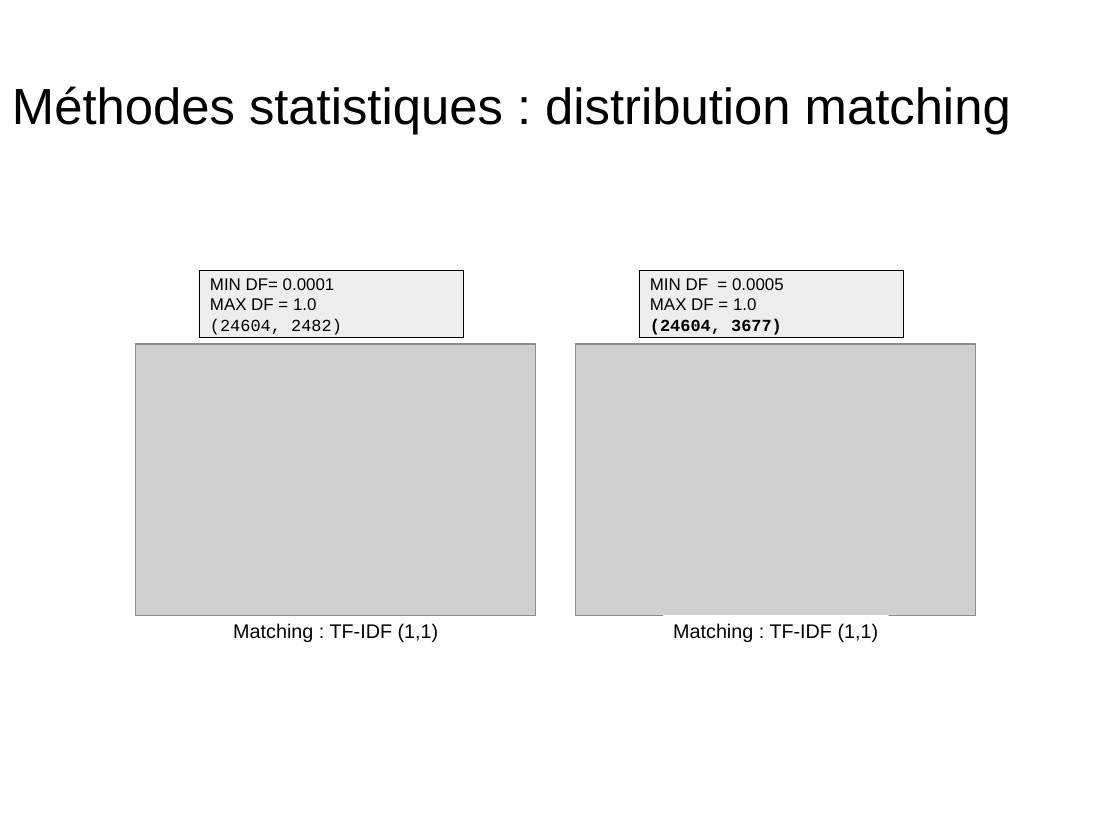
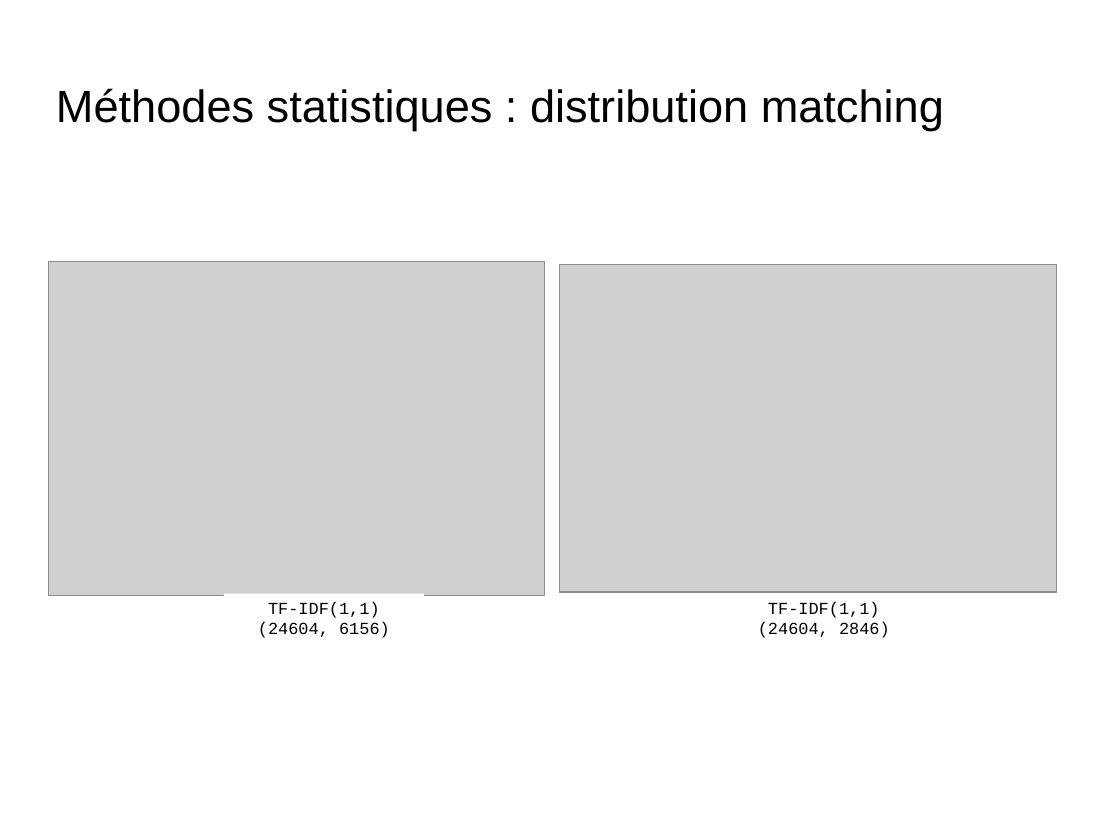
Before and after one commit to dataforcast/OC_Datascientist, a slide deck: slide 17 of P6/report/Openclassrooms_ParcoursDatascientist_P6-V1.odp (slide 19 before the commit). Drawn at 1120x840 pixels with LibreOffice and Linux fonts; fonts in the diff are those of the drawing; grey boxes stand for pictures; background and template pictures are left out. Boxes give left, top, right and bottom in pixels: in the first picture for what was removed or moved away, otherwise in the second. Text is boxed around its words. In the diff, an @@ line names an element or a change of style, - is before the commit and + after.

```diff
--- a/P6/report/Openclassrooms_ParcoursDatascientist_P6-V1.odp
+++ b/P6/report/Openclassrooms_ParcoursDatascientist_P6-V1.odp
@@ title "Méthodes statistiques : distribution matching": place and size @@
-title "Méthodes statistiques : distribution matching" at (12, 86, 1011, 134)
+title "Méthodes statistiques : distribution matching" at (56, 88, 944, 130)
@@ title "Méthodes statistiques : distribution matching" at (56, 88, 944, 130): size 36 to 32 pt @@
@@ picture: place and size @@
-picture at (136, 345, 537, 617)
+picture at (49, 261, 545, 596)
@@ picture: place and size @@
-picture at (576, 345, 977, 617)
+picture at (560, 264, 1057, 593)
@@ rectangle removed at (200, 270, 464, 337) @@
-MIN DF= 0.0001
-MAX DF = 1.0
-(24604, 2482)
@@ rectangle removed at (640, 270, 905, 337) @@
-MIN DF = 0.0005
-MAX DF = 1.0
-(24604, 3677)
@@ rectangle "TF-IDF(1,1)": place and size @@
-rectangle "TF-IDF(1,1)" at (224, 615, 449, 647)
+rectangle "TF-IDF(1,1)" at (224, 594, 424, 642)
@@ rectangle "TF-IDF(1,1)" at (224, 594, 424, 642): vertical alignment bottom to middle @@
@@ rectangle "TF-IDF(1,1)" at (725, 594, 925, 642): vertical alignment bottom to middle @@
@@ rectangle "TF-IDF(1,1)": place and size @@
-rectangle "TF-IDF(1,1)" at (664, 615, 889, 647)
+rectangle "TF-IDF(1,1)" at (725, 594, 925, 642)
@@ text in rectangle at (258, 601, 390, 638): text changed; size 14 to 12 pt; font Arial to Courier New @@
-Matching : TF-IDF (1,1)
+TF-IDF(1,1)
+(24604, 6156)
@@ text in rectangle at (758, 601, 890, 638): text changed; size 14 to 12 pt; font Arial to Courier New @@
-Matching : TF-IDF (1,1)
+TF-IDF(1,1)
+(24604, 2846)
```
Also in this commit, not shown: 8 other slides changed, 2 slides added, 3 slides removed, 4 other files.
